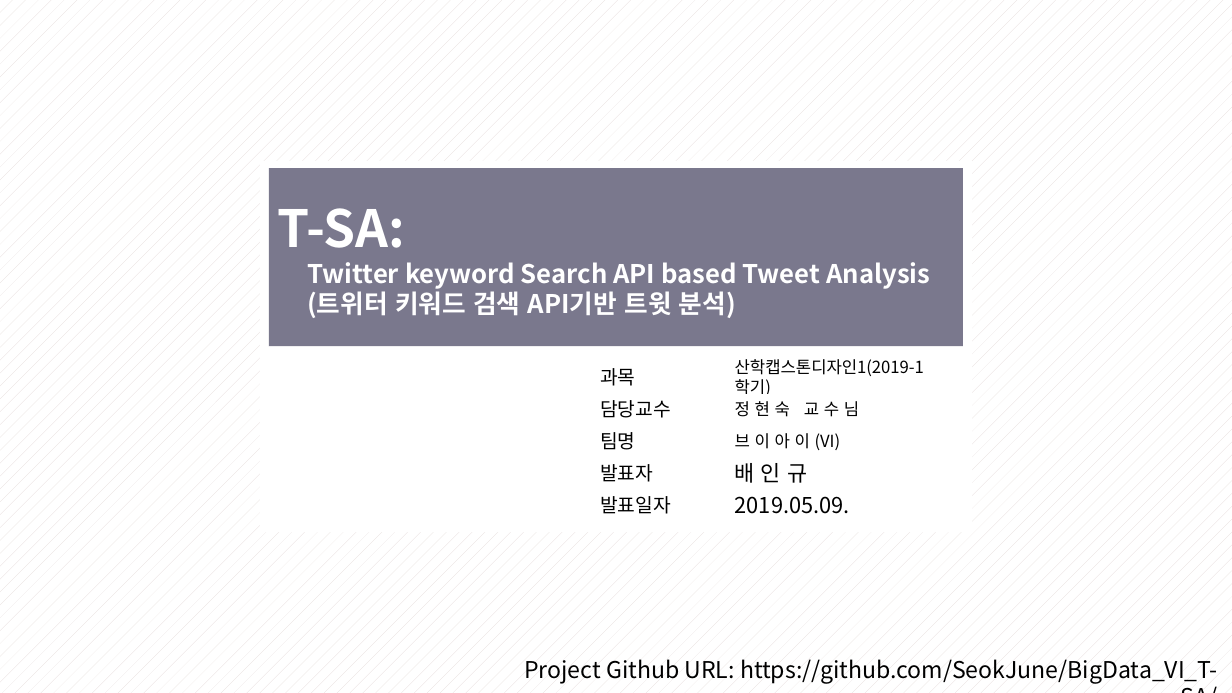
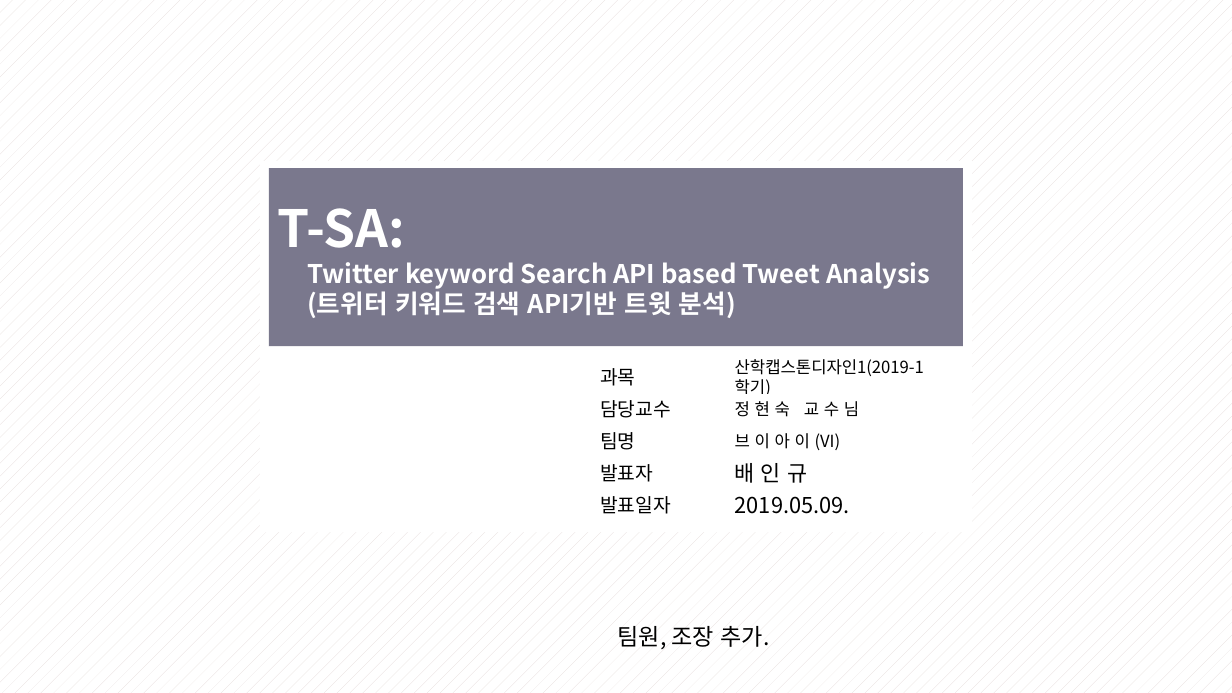
Before and after one commit to SeokJune/BigData_VI_T-SA, a slide deck: slide 1 of 00.Doc/01.제출용 문서/4조_브이아이_190508_16.pptx. Drawn at 1232x693 pixels with LibreOffice and Linux fonts; fonts in the diff are those of the drawing. Boxes give left, top, right and bottom in pixels: in the first picture for what was removed or moved away, otherwise in the second. Text is boxed around its words. In the diff, an @@ line names an element or a change of style, - is before the commit and + after.

```diff
--- a/00.Doc/01.제출용 문서/4조_브이아이_190508_16.pptx
+++ b/00.Doc/01.제출용 문서/4조_브이아이_190508_16.pptx
@@ text added at bbox=[618, 626, 770, 649], 18 pt, text #000000 @@
+팀원, 조장 추가.
@@ text removed at bbox=[524, 659, 1218, 683] @@
-Project Github URL: https://github.com/SeokJune/BigData_VI_T-SA/
```
Also in this commit, not shown: 1 other slide changed, 1 slide added.
